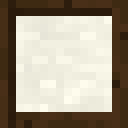
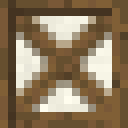
Before/after of a 128px x 128px layered artwork. What changed in the layer stack:
showed "spruce2" over [0, 0, 128, 128]
showed "spruce1" over [0, 0, 128, 128]
added layer "spruce_up" above "spruce_down" over [0, 0, 128, 128]
added layer "spruce_down" above "jungle2" over [0, 0, 128, 128]
hid "dark_oak2" over [0, 0, 128, 128]
hid "dark_oak1" over [0, 0, 128, 128]
hid "acacia2" over [0, 0, 128, 128]
hid "acacia1" over [0, 0, 128, 128]
hid "oak2" over [0, 0, 128, 128]
hid "oak1" over [0, 0, 128, 128]
